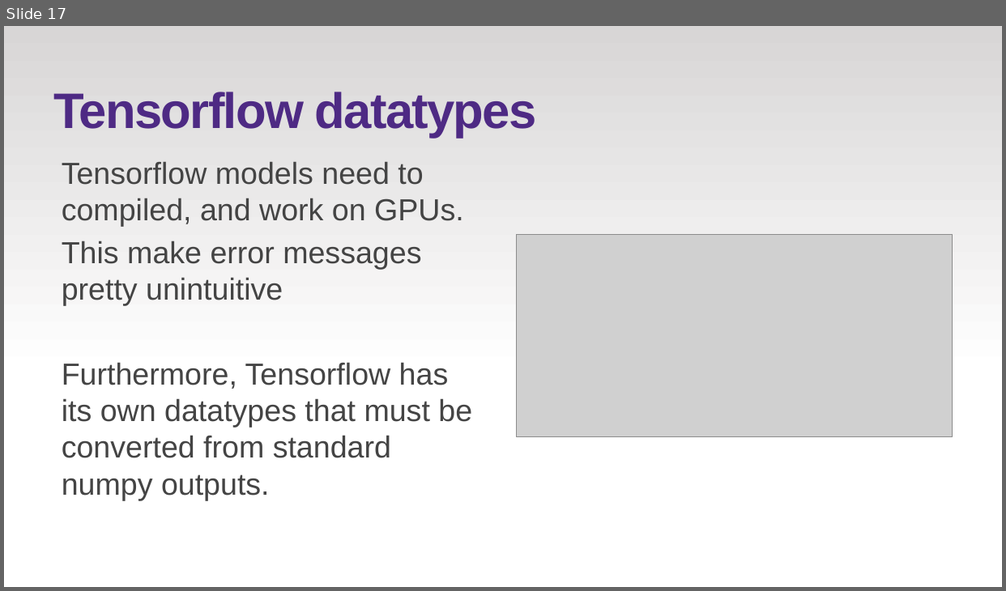
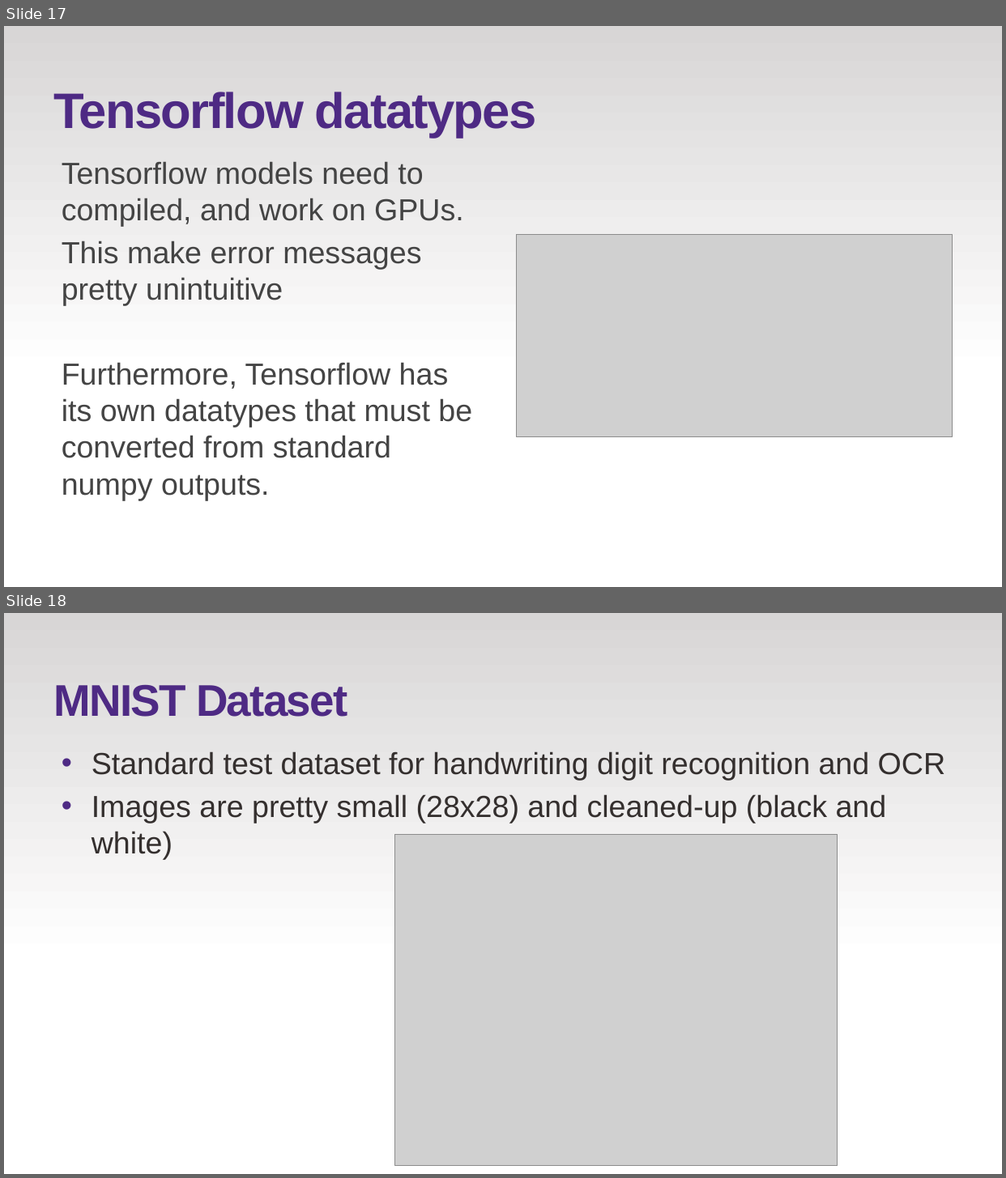
Before and after one commit to leo-c-ling99/NU-HKN2022-ML-Workshop-2, a slide deck: Slides-W2.pptx. Shown one above the other, each under a label of ours: slide 17 before the commit, slides 17 and 18 after it. The pictures are 1006x591 and 1006x1178 pixels, drawn with LibreOffice and Linux fonts; fonts in the diff are those of the drawing; grey boxes stand for pictures; background and template pictures are left out. Boxes give left, top, right and bottom in pixels: in the first picture for what was removed or moved away, otherwise in the second. Text is boxed around its words. In the diff, an @@ line names an element or a change of style, - is before the commit and + after.

```diff
--- a/Slides-W2.pptx
+++ b/Slides-W2.pptx
@@ slide 18 added at [4, 613, 1002, 1174], background #FFFFFF; not listed: 1 template element that a slide beside it also shows @@
@@ title added at [54, 684, 348, 717], 42.7 pt, text #4E2A84, bold @@
+MNIST Dataset
@@ text added at [91, 752, 946, 860], 29.3 pt, text #342F2E @@
+• Standard test dataset for handwriting digit recognition and OCR
+• Images are pretty small (28x28) and cleaned-up (black and white)
@@ picture added at [395, 835, 838, 1166] @@
```
Also in this commit, not shown: 1 other slide added, 1 slide removed, 1 other file.
